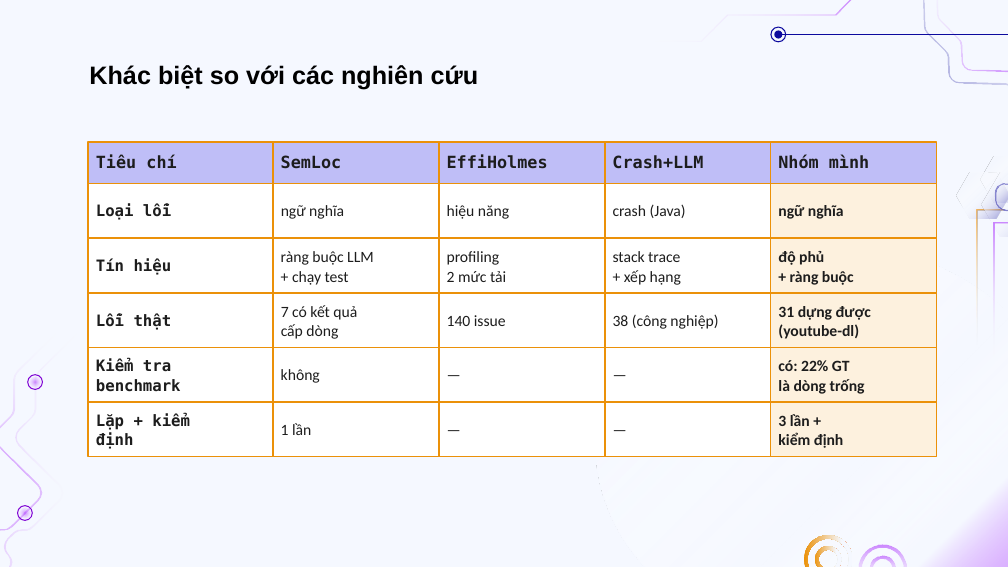
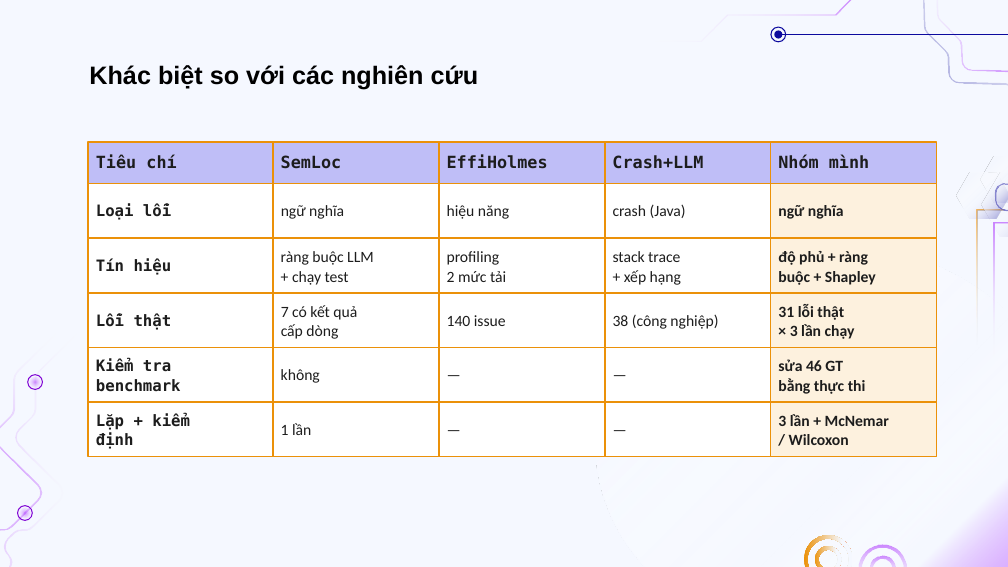
Before and after one commit to doanan293/grounded-or-guessed, a slide deck: slide 8 of docs/presentation/bao-cao-lan-1.pptx. Drawn at 1008x567 pixels with LibreOffice and Linux fonts; fonts in the diff are those of the drawing; background and template pictures are left out. Boxes give left, top, right and bottom in pixels: in the first picture for what was removed or moved away, otherwise in the second. Text is boxed around its words. In the diff, an @@ line names an element or a change of style, - is before the commit and + after.

```diff
--- a/docs/presentation/bao-cao-lan-1.pptx
+++ b/docs/presentation/bao-cao-lan-1.pptx
@@ text at box(778, 251, 876, 285): text changed @@
-độ phủ
-+ ràng buộc
+độ phủ + ràng
+buộc + Shapley
@@ text at box(778, 304, 855, 339): text changed @@
-31 dựng được
-(youtube-dl)
+31 lỗi thật
+× 3 lần chạy
@@ text at box(778, 359, 866, 394): text changed @@
-có: 22% GT
-là dòng trống
+sửa 46 GT
+bằng thực thi
@@ text at box(778, 414, 889, 445): text changed @@
-3 lần +
-kiểm định
+3 lần + McNemar
+/ Wilcoxon
```
Also in this commit, not shown: 8 other slides changed, 3 slides added, 1 slide removed, 2 other files.
